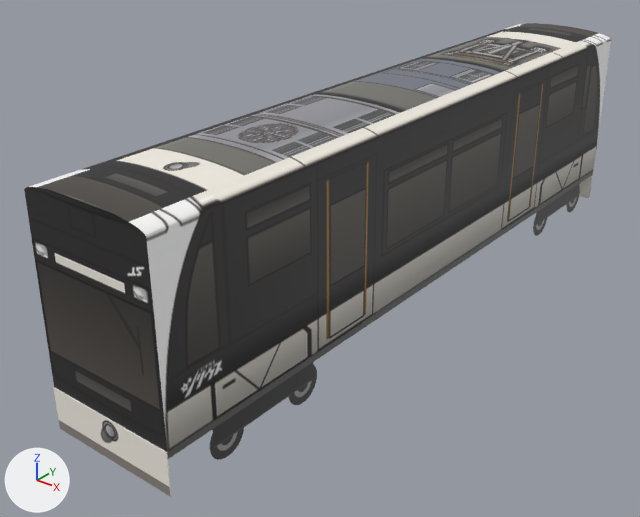
The glTF model mini-japanrail-3d/models/sapporosiden-1100/car1.glb: old version first, new version second.
Both versions are drawn from a camera (50 mm lens) standing at (8.21, -5.78, 7.7) and looking at (-0.66, 5.31, 0.83). Every picture has the same lights, and +X, +Y and +Z are marked at lower left. The picture after the commit comes second. Vertices at exactly the same position are counted once.

The first picture shows 'sapporosiden-1100-car1'.
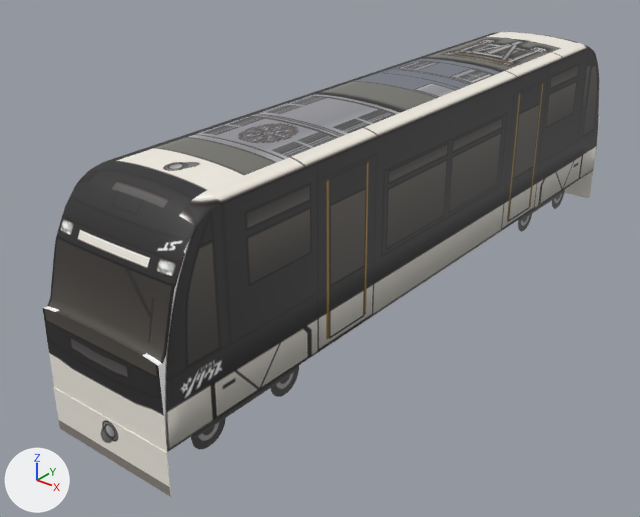
Edits to the bpy script that builds the scene:
```text
Change me_sapporosiden_1100_car1:
    where me_sapporosiden_1100_car1.from_pydata(...)  # 5573 vertices, 11126 faces; spans x -1.15..1.15, y -0.01..13.01, z 0.0..3.8
    used by ob_sapporosiden_1100_car1; location = (0.0, 0.0, 0.0)
    me_sapporosiden_1100_car1 part 1: the loose piece of 8 vertices spanning x 1.07..1.15, y 0.0..13.0, z 0.0..0.7 is moved by (-0.35, 0.0, 0.0)
    me_sapporosiden_1100_car1 part 2: 469 vertices moved from x -1.15..1.15, y 0.0..1.16, z 1.68..3.8 to x -1.15..1.15, y 0.0..1.16, z 1.12..3.79; 14 vertices removed from x -0.16..0.16, y 0.0..0.27, z 3.8; 14 vertices added at x -0.16..0.16, y 0.0..0.27, z 2.02..2.7
    me_sapporosiden_1100_car1 part 3: 469 vertices moved from x -1.15..1.15, y 11.84..13.0, z 1.68..3.8 to x -1.15..1.15, y 11.84..13.0, z 1.12..3.79; 14 vertices removed from x -0.16..0.16, y 12.73..13.0, z 3.8; 14 vertices added at x -0.16..0.16, y 12.73..13.0, z 2.02..2.7
    me_sapporosiden_1100_car1 part 4: 188 faces spanning x 0.85..1.13, y 0.07..12.93, z 1.95..3.57 switch from mat_sidel (picture img_sidel) to mat_front (picture img_front)
    me_sapporosiden_1100_car1 part 5: 422 faces spanning x -0.85..0.85, y 0.07..12.93, z 2.0..3.62 switch from mat_roof (picture img_roof) to mat_front (picture img_front)
    me_sapporosiden_1100_car1 part 6: 188 faces spanning x -1.13..-0.85, y 0.07..12.93, z 1.95..3.57 switch from mat_sider (picture img_sider) to mat_front (picture img_front)
```

Location of each change, [x1, y1, x2, y2] in pixels of the pictures (640 x 517 px; the box of a moved part takes in the faces that stretch with it):
'sapporosiden-1100-car1', reshaped
    before: [24, 23, 611, 497]
    after: [43, 32, 600, 497]
part 1 of me_sapporosiden_1100_car1, moved or reshaped
    before: [167, 171, 593, 460]
    after: [148, 189, 565, 449]
part 2 of me_sapporosiden_1100_car1, moved or reshaped
    before: [24, 161, 229, 452]
    after: [43, 161, 229, 452]
part 3 of me_sapporosiden_1100_car1, moved or reshaped
    before: [494, 23, 611, 184]
    after: [515, 32, 600, 184]
part 4 of me_sapporosiden_1100_car1, recoloured
    before: [134, 34, 609, 234]
    after: [147, 216, 195, 364]
part 5 of me_sapporosiden_1100_car1, recoloured
    before: [42, 24, 597, 220]
    after: [60, 184, 179, 353]
part 6 of me_sapporosiden_1100_car1, recoloured
    before: [32, 24, 523, 186]
    after: [47, 183, 88, 310]
